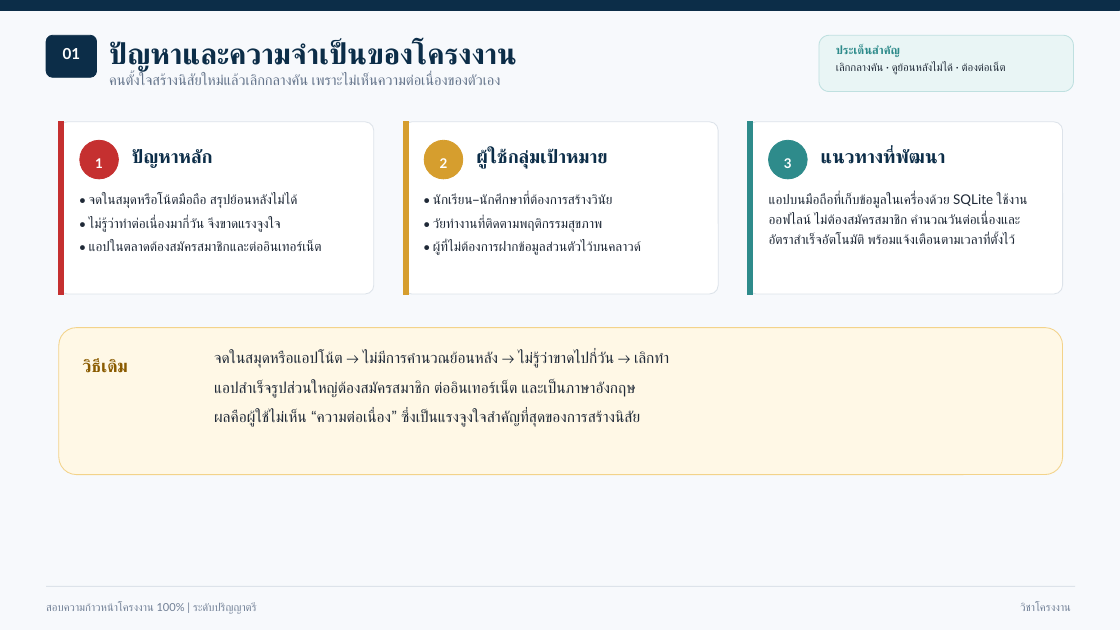
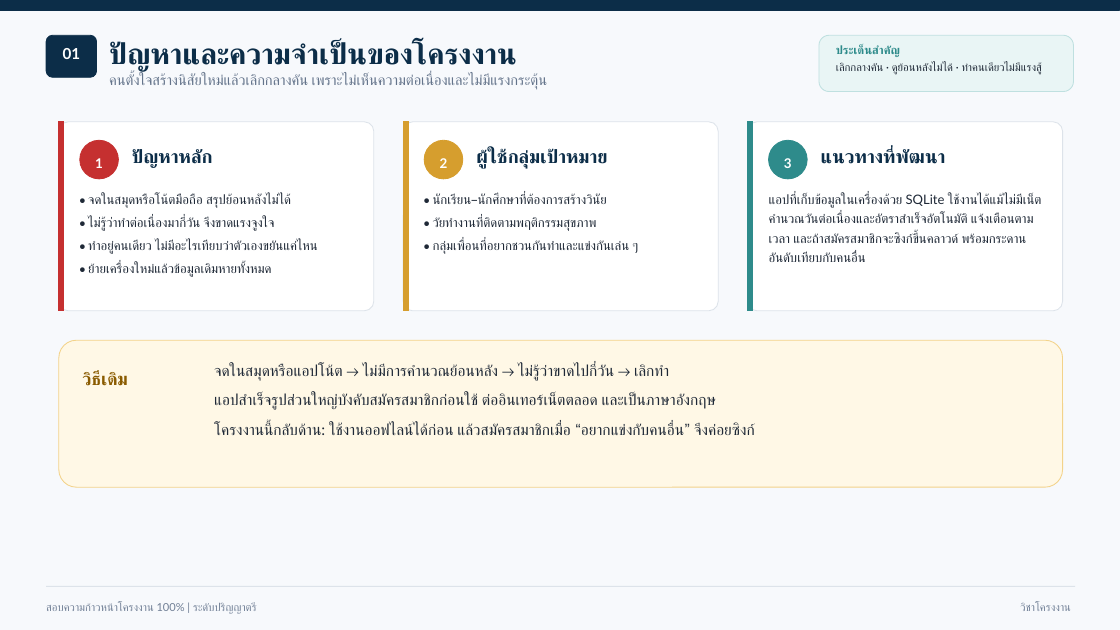
Before and after one commit to SuperMeteo/habit_tracker, a slide deck: slide 2 of docs/นำเสนอ100_HabitTracker.pptx. Drawn at 1120x630 pixels with LibreOffice and Linux fonts; fonts in the diff are those of the drawing. Boxes give left, top, right and bottom in pixels: in the first picture for what was removed or moved away, otherwise in the second. Text is boxed around its words. In the diff, an @@ line names an element or a change of style, - is before the commit and + after.

```diff
--- a/docs/นำเสนอ100_HabitTracker.pptx
+++ b/docs/นำเสนอ100_HabitTracker.pptx
@@ text at bbox=[109, 73, 547, 90]: text changed @@
-คนตั้งใจสร้างนิสัยใหม่แล้วเลิกกลางคัน เพราะไม่เห็นความต่อเนื่องของตัวเอง
+คนตั้งใจสร้างนิสัยใหม่แล้วเลิกกลางคัน เพราะไม่เห็นความต่อเนื่องและไม่มีแรงกระตุ้น
@@ text at bbox=[836, 63, 1043, 75]: text changed @@
-เลิกกลางคัน · ดูย้อนหลังไม่ได้ · ต้องต่อเน็ต
+เลิกกลางคัน · ดูย้อนหลังไม่ได้ · ทำคนเดียวไม่มีแรงสู้
@@ rounded rectangle: place and size @@
-rounded rectangle at bbox=[59, 122, 374, 294]
+rounded rectangle at bbox=[59, 122, 374, 311]
@@ rectangle: place and size @@
-rectangle at bbox=[59, 122, 64, 294]
+rectangle at bbox=[59, 122, 64, 311]
@@ rounded rectangle: place and size @@
-rounded rectangle at bbox=[403, 122, 718, 294]
+rounded rectangle at bbox=[403, 122, 718, 311]
@@ rectangle: place and size @@
-rectangle at bbox=[403, 122, 408, 294]
+rectangle at bbox=[403, 122, 408, 311]
@@ rounded rectangle: place and size @@
-rounded rectangle at bbox=[748, 122, 1063, 294]
+rounded rectangle at bbox=[748, 122, 1063, 311]
@@ rectangle: place and size @@
-rectangle at bbox=[748, 122, 753, 294]
+rectangle at bbox=[748, 122, 753, 311]
@@ text at bbox=[88, 193, 291, 231]: size 11.5 to 11.2 pt in "• จดในสมุดหรือโน้ตมือถือ สรุปย้อนหลังไม่ได้", "• ไม่รู้ว่าทำต่อเนื่องมากี่วัน จึงขาดแรงจูงใจ" @@
@@ text at bbox=[433, 193, 606, 231]: size 11.5 to 11.2 pt in "• นักเรียน–นักศึกษาที่ต้องการสร้างวินัย", "• วัยทำงานที่ติดตามพฤติกรรมสุขภาพ" @@
@@ text at bbox=[769, 193, 1042, 262]: text changed; size 11.5 to 11.2 pt @@
-แอปบนมือถือที่เก็บข้อมูลในเครื่องด้วย SQLite ใช้งานออฟไลน์ ไม่ต้องสมัครสมาชิก คำนวณวันต่อเนื่องและอัตราสำเร็จอัตโนมัติ พร้อมแจ้งเตือนตามเวลาที่ตั้งไว้
+แอปที่เก็บข้อมูลในเครื่องด้วย SQLite ใช้งานได้แม้ไม่มีเน็ต คำนวณวันต่อเนื่องและอัตราสำเร็จอัตโนมัติ แจ้งเตือนตามเวลา และถ้าสมัครสมาชิกจะซิงก์ขึ้นคลาวด์ พร้อมกระดานอันดับเทียบกับคนอื่น
@@ text at bbox=[88, 240, 318, 277]: text changed; size 11.5 to 11.2 pt @@
-• แอปในตลาดต้องสมัครสมาชิกและต่ออินเทอร์เน็ต
+• ทำอยู่คนเดียว ไม่มีอะไรเทียบว่าตัวเองขยันแค่ไหน
+• ย้ายเครื่องใหม่แล้วข้อมูลเดิมหายทั้งหมด
@@ text at bbox=[433, 240, 638, 254]: text changed; size 11.5 to 11.2 pt @@
-• ผู้ที่ไม่ต้องการฝากข้อมูลส่วนตัวไว้บนคลาวด์
+• กลุ่มเพื่อนที่อยากชวนกันทำและแข่งกันเล่น ๆ
@@ rounded rectangle: place and size @@
-rounded rectangle at bbox=[59, 328, 1063, 475]
+rounded rectangle at bbox=[59, 340, 1063, 487]
@@ text "จดในสมุดหรือแอปโน้ต → ไม่มีการคำนวณย้อนหลัง → ไม่รู้ว่าขาดไป ...": place and size @@
-text "จดในสมุดหรือแอปโน้ต → ไม่มีการคำนวณย้อนหลัง → ไม่รู้ว่าขาดไป ..." at bbox=[214, 351, 669, 427]
+text "จดในสมุดหรือแอปโน้ต → ไม่มีการคำนวณย้อนหลัง → ไม่รู้ว่าขาดไป ..." at bbox=[214, 363, 755, 435]
@@ text "วิธีเดิม": place and size @@
-text "วิธีเดิม" at bbox=[82, 359, 128, 373]
+text "วิธีเดิม" at bbox=[82, 371, 128, 386]
@@ text at bbox=[214, 393, 755, 435]: text changed @@
-แอปสำเร็จรูปส่วนใหญ่ต้องสมัครสมาชิก ต่ออินเทอร์เน็ต และเป็นภาษาอังกฤษ
-ผลคือผู้ใช้ไม่เห็น “ความต่อเนื่อง” ซึ่งเป็นแรงจูงใจสำคัญที่สุดของการสร้างนิสัย
+แอปสำเร็จรูปส่วนใหญ่บังคับสมัครสมาชิกก่อนใช้ ต่ออินเทอร์เน็ตตลอด และเป็นภาษาอังกฤษ
+โครงงานนี้กลับด้าน: ใช้งานออฟไลน์ได้ก่อน แล้วสมัครสมาชิกเมื่อ “อยากแข่งกับคนอื่น” จึงค่อยซิงก์
```
Also in this commit, not shown: 13 other slides changed, 4 slides added, 2 slides removed, 9 other files.
